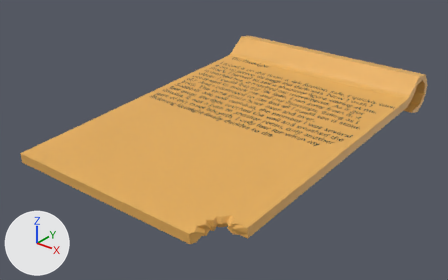
Before and after pictures for a commit that changed the Blender file Assets/BlenderAssets/parchment-The Flashlight.blend.
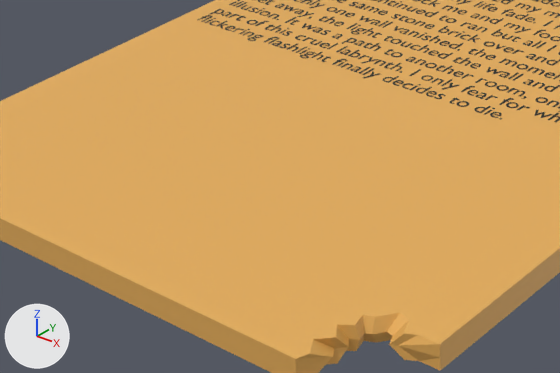
There are two pictures of each version: one whole from a camera (50 mm lens) standing at (1.257, -1.61, 0.983) and looking at (-0.026, -0.006, -0.012), one close up on the part from 16% to 66% of the width and 32% to 86% of the height. The axes (+X, +Y, +Z) are drawn at lower left. The lights are the same throughout.

The scene before the commit, as lines of its bpy script (objects in view):
```python
me_cube_001 = bpy.data.meshes.new('Cube.001')
me_cube_001.from_pydata(...)  # 108 vertices, 94 faces; spans x -0.432..0.432, y -0.589..0.73, z -0.002..0.158
me_cube_001.materials.append(mat_paper)  # orange #e7af5a
txt_hi = bpy.data.curves.new('Hi', 'FONT')
txt_hi.body = "The Flashlight\n\nI found it on the floor, it felt familiar, safe. I quickly turn\nit on to pierce through the darkness. Now I wish I\ndidn't. I turned to see a shadowy figure staring at me.\nIt mocked me, it mocked my movements. As it got\ncloser I could feel my life fade. I ran away from it, it \ncontinued to mock me and my footsteps, flailing as I\ndid. And I continued to ran but all I could see is stone \nbrick. The same stone brick over and over.\nSuddenly one wall vanished, the moment I was several \nfeet away, the light touched the wall and smashed the\nillusion. It was a path to another room, only another\npart of this cruel labrynth. I only fear for when my \nflickering flashlight finally decides to die."
txt_hi.materials.append(mat_material)  # black #000000
ob_cube = bpy.data.objects.new('Cube', me_cube_001)
ob_cube.location = (0.0, 0.0, 0.0)
ob_text = bpy.data.objects.new('Text', txt_hi)
ob_text.parent = ob_cube
ob_text.location = (-0.401, 0.504, 0.0899)
ob_text.rotation_euler = (0.0488, 0.0, 0.0)  # degrees (2.8, 0, 0)
ob_text.scale = (0.0368, 0.0368, 0.0368)
```
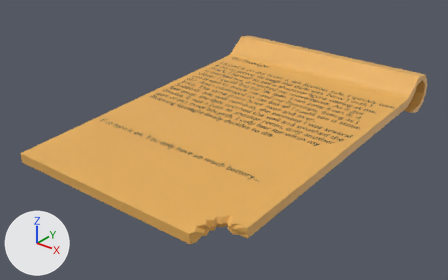
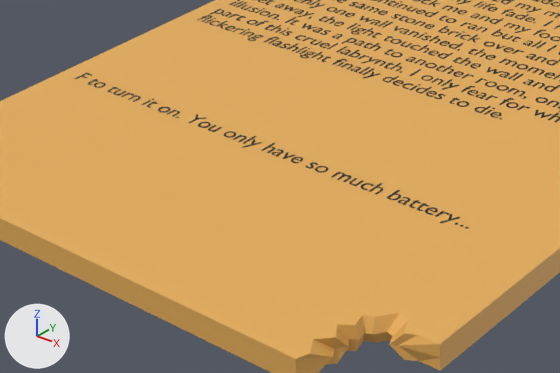
Where the change shows, as pixel boxes [x1, y1, x2, y2] in the close-ups (560 x 373 px):
'Text', text changed: before [198, 0, 560, 122]; after [75, 0, 560, 229]

The change in detail:
In text 'Hi' (txt_hi), body goes from "The Flashlight\n\nI found it on the floor, it felt familiar, safe. I quickly turn\nit on to pierce through the darkness. Now I wish I\ndidn't. I turned to see a shadowy figure staring at me.\nIt mocked me, it mocked my movements. As it got\ncloser I could feel my life fade. I ran away from it, it \ncontinued to mock me and my footsteps, flailing as I\ndid. And I continued to ran but all I could see is stone \nbrick. The same stone brick over and over.\nSuddenly one wall vanished, the moment I was several \nfeet away, the light touched the wall and smashed the\nillusion. It was a path to another room, only another\npart of this cruel labrynth. I only fear for when my \nflickering flashlight finally decides to die." to "The Flashlight\n\nI found it on the floor, it felt familiar, safe. I quickly turn\nit on to pierce through the darkness. Now I wish I\ndidn't. I turned to see a shadowy figure staring at me.\nIt mocked me, it mocked my movements. As it got\ncloser I could feel my life fade. I ran away from it, it \ncontinued to mock me and my footsteps, flailing as I\ndid. And I continued to ran but all I could see is stone \nbrick. The same stone brick over and over.\nSuddenly one wall vanished, the moment I was several \nfeet away, the light touched the wall and smashed the\nillusion. It was a path to another room, only another\npart of this cruel labrynth. I only fear for when my \nflickering flashlight finally decides to die.\n\n\n\n\n\n\nF to turn it on. You only have so much battery...".
